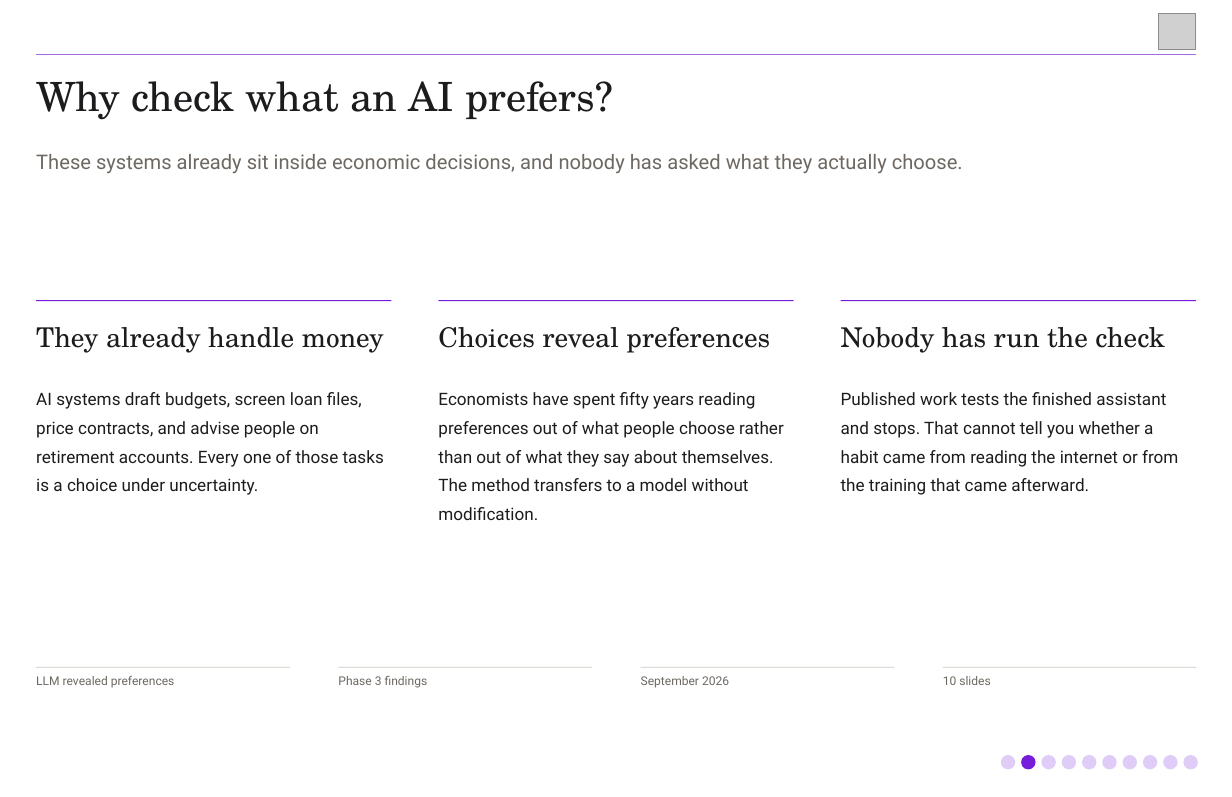
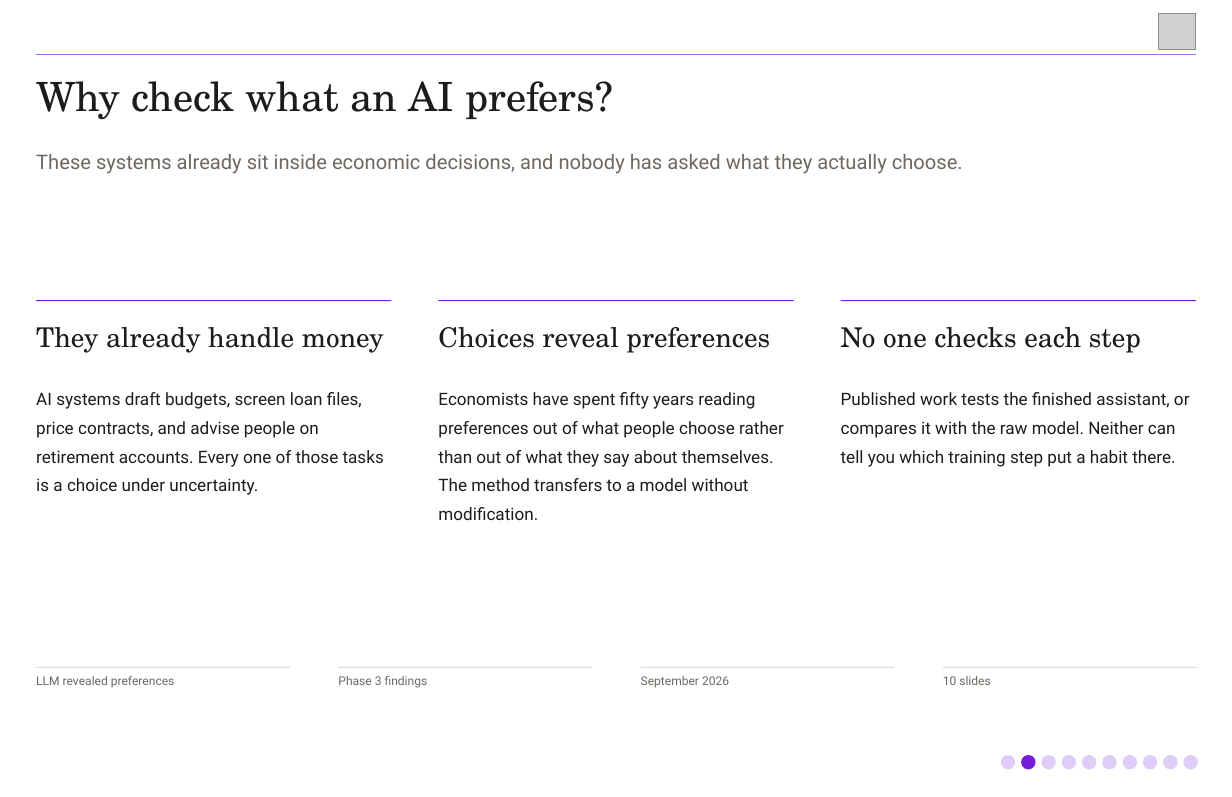
Before and after one commit to jblakeslee89/llm-revealed-preferences, a slide deck: slide 2 of briefings/phase3-findings-10min.pptx. Drawn at 1232x797 pixels with LibreOffice and Linux fonts; fonts in the diff are those of the drawing; grey boxes stand for pictures. Boxes give left, top, right and bottom in pixels: in the first picture for what was removed or moved away, otherwise in the second. Text is boxed around its words. In the diff, an @@ line names an element or a change of style, - is before the commit and + after.

```diff
--- a/briefings/phase3-findings-10min.pptx
+++ b/briefings/phase3-findings-10min.pptx
@@ text at [841,327,1141,353]: text changed @@
-Nobody has run the check
+No one checks each step
@@ text at [841,392,1190,467]: text changed @@
-Published work tests the finished assistant and stops. That cannot tell you whether a habit came from reading the internet or from the training that came afterward.
+Published work tests the finished assistant, or compares it with the raw model. Neither can tell you which training step put a habit there.
```
Also in this commit, not shown: 3 other slides changed, 2 other files.
